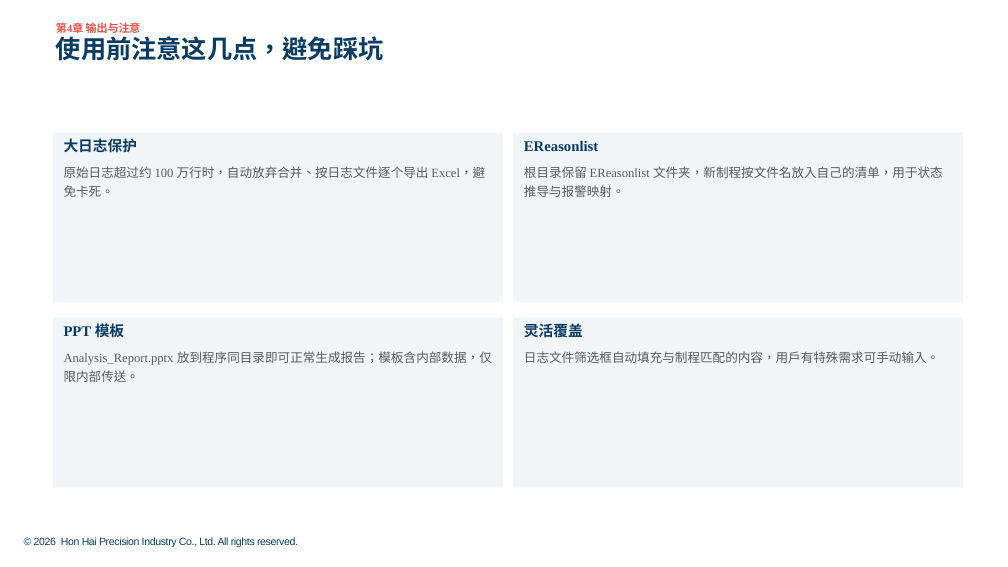
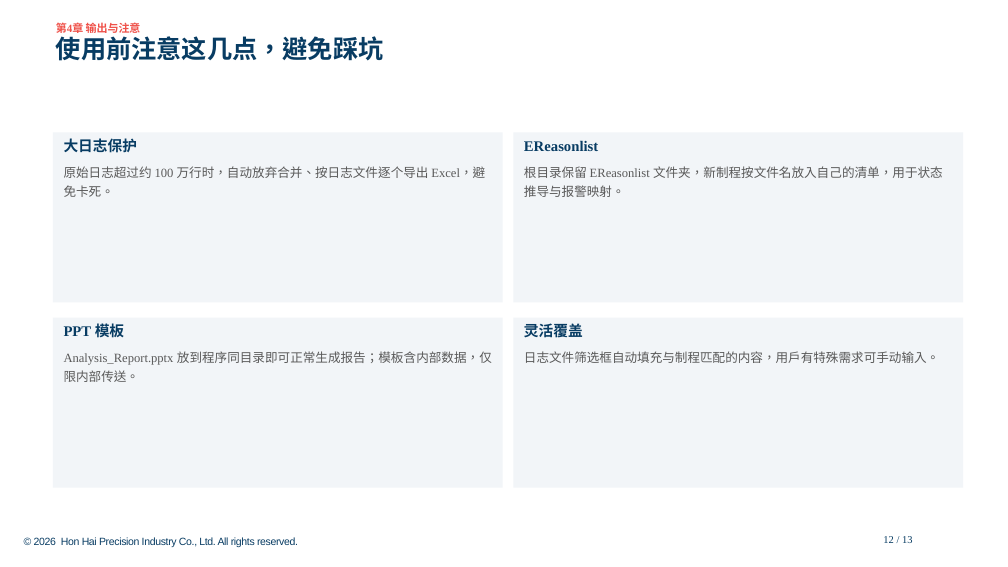
Before and after one commit to Longtianhong88888/MC_LogAnalysis, a slide deck: slide 12 of docs/usage_deck/final/机台log分析使用说明.pptx. Drawn at 1008x567 pixels with LibreOffice and Linux fonts; fonts in the diff are those of the drawing; background and template pictures are left out. Boxes give left, top, right and bottom in pixels: in the first picture for what was removed or moved away, otherwise in the second. Text is boxed around its words. In the diff, an @@ line names an element or a change of style, - is before the commit and + after.

Commit message:
docs: 使用说明PPT高保真复核与格式优化（PowerPoint可用）
- PowerPoint自动化恢复，导出13页高保真预览(144dpi)+contact sheet
- 修复①：模板SLIDE_NUMBER占位未实例化导致页码缺失→每页右下补页码(n/13)
- 修复②：python-pptx默认表格样式带模板红色条纹→所有表格单元格显式填充
- render_review通过(0 error)；模板版权/logo/封面54pt标题/甘特图渲染确认正常
- final已更新，review_log/handoff同步

```diff
--- a/docs/usage_deck/final/机台log分析使用说明.pptx
+++ b/docs/usage_deck/final/机台log分析使用说明.pptx
@@ text added at (883,536,912,543), 10 pt, text #083C63 @@
+12 / 13
```
Also in this commit, not shown: 12 other slides changed, 15 other files.
